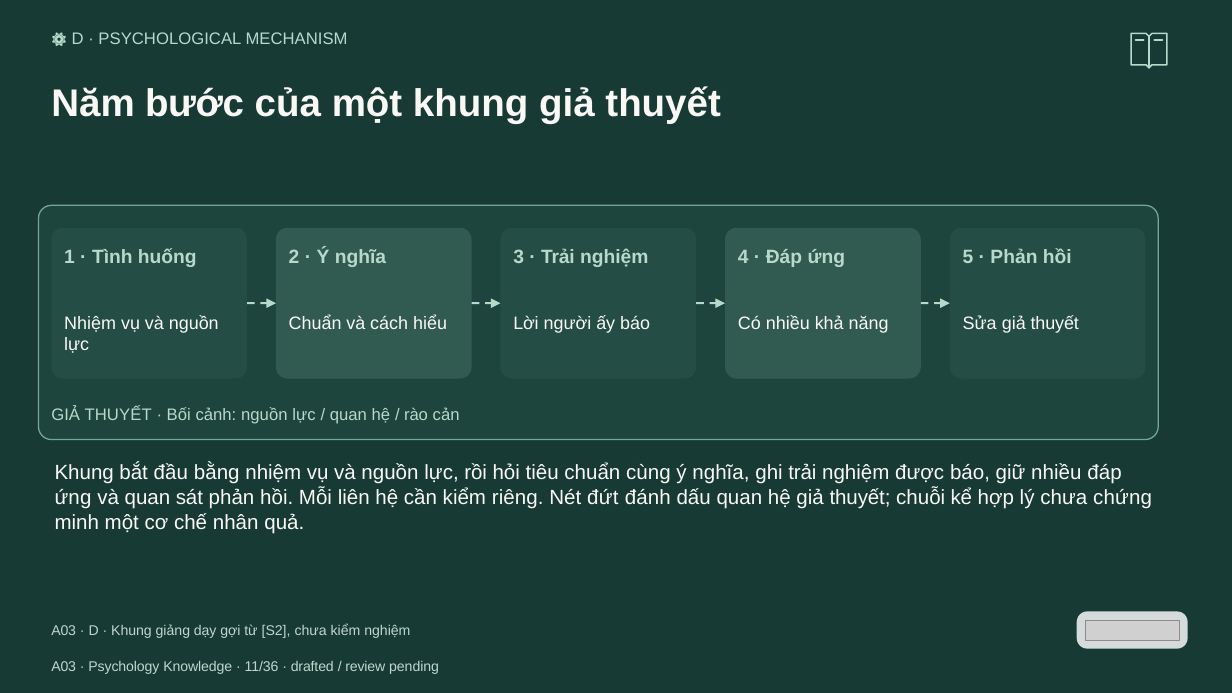
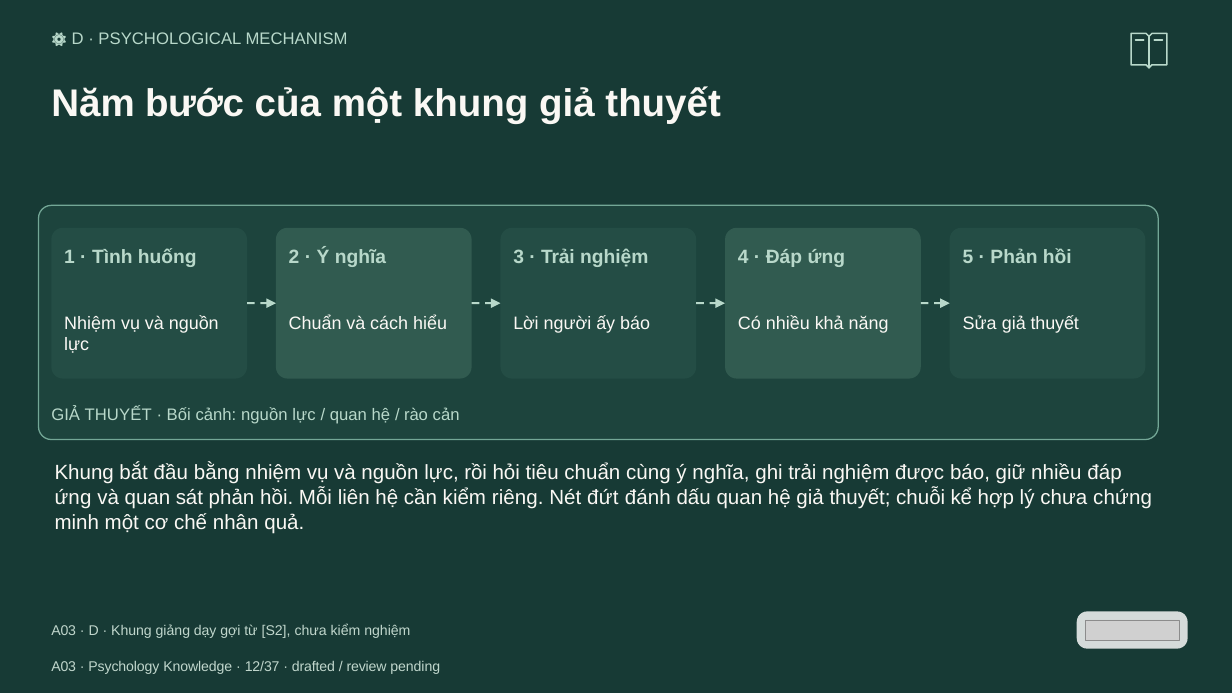
Before and after one commit to vohoailinh90/Multiple-report, a slide deck: slide 12 of psychology-knowledge/02-Alfred-Adler/visuals/a03.pptx (slide 11 before the commit). Drawn at 1232x693 pixels with LibreOffice and Linux fonts; fonts in the diff are those of the drawing; grey boxes stand for pictures. Boxes give left, top, right and bottom in pixels: in the first picture for what was removed or moved away, otherwise in the second. Text is boxed around its words. In the diff, an @@ line names an element or a change of style, - is before the commit and + after.

```diff
--- a/psychology-knowledge/02-Alfred-Adler/visuals/a03.pptx
+++ b/psychology-knowledge/02-Alfred-Adler/visuals/a03.pptx
@@ text at <box>51,661,440,674</box>: text changed @@
-A03 · Psychology Knowledge · 11/36 · drafted / review pending
+A03 · Psychology Knowledge · 12/37 · drafted / review pending
```
Also in this commit, not shown: 35 other slides changed, 1 slide added, 1 other file.
